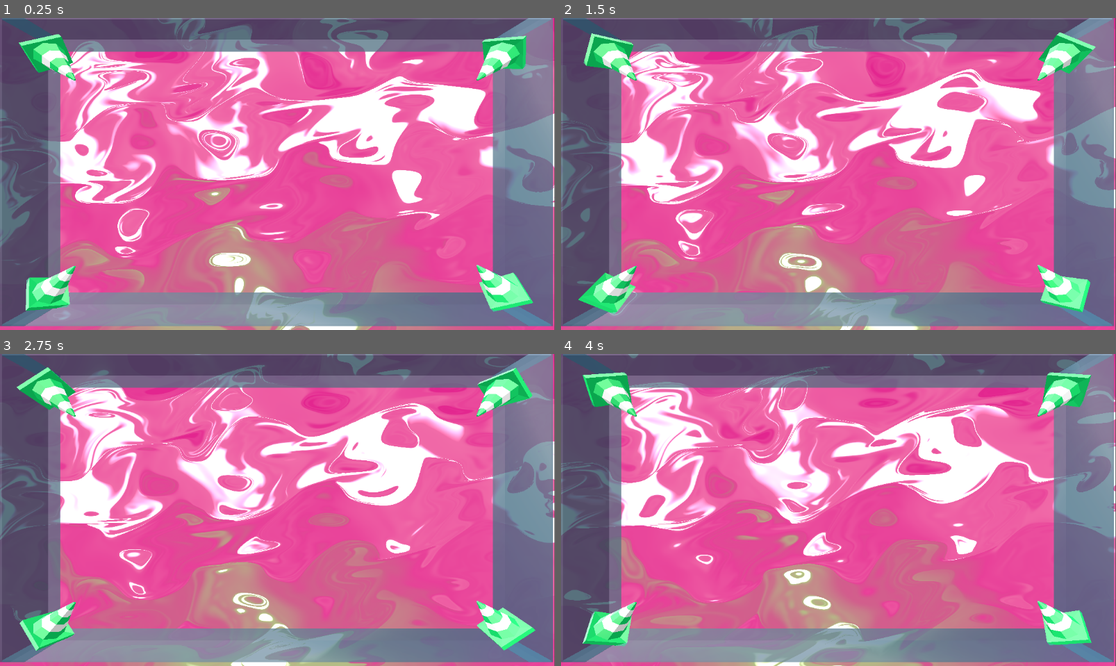
Above: before the commit, frames 1-4 (two rows, left to right).
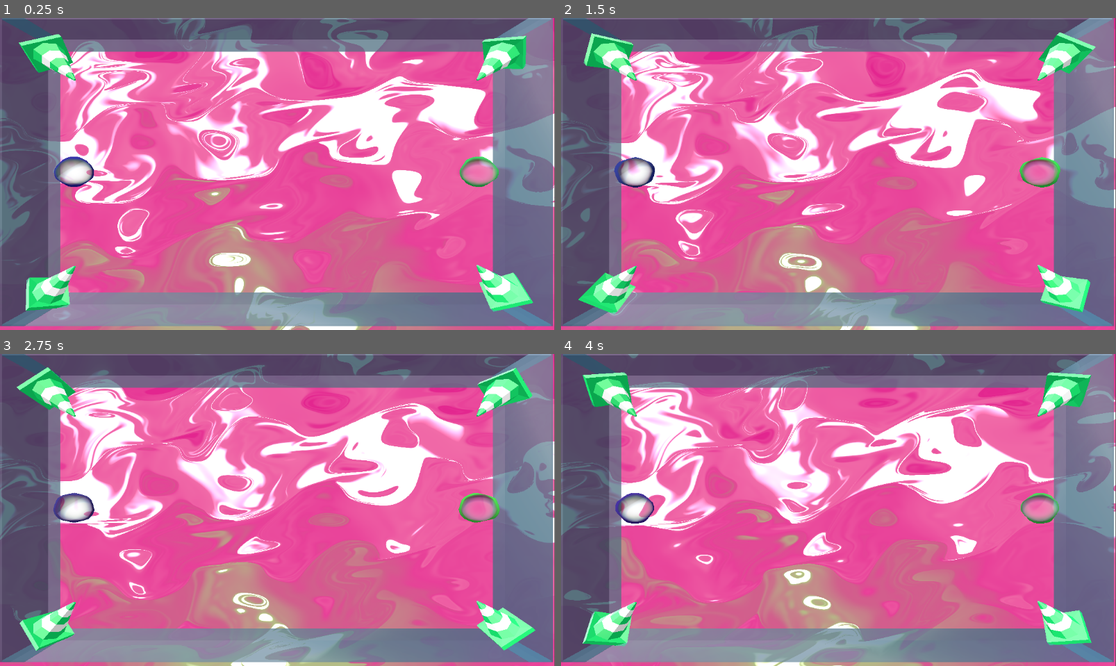
Above: after the commit, the same moments.

Repository: Ultimo-Momento-Responsable/GGJ2025
Game: Godot game, scene res://scenes/viewport.tscn
Same seed, same stepped clock (60 frames per second), same inputs: the game is played once before the commit and once after it.
Inputs:
- Up to frame 1 (0.25 s): no input
- Up to frame 2 (1.5 s): no input
- Up to frame 3 (2.75 s): no input
- Up to frame 4 (4 s): no input

The runs differ from the first frame. In frame 1, 0.9% of the frame differs, in the area x 9-90%, y 44-55%; in frame 2, 1.0%; in frame 3, 0.9%; in frame 4, 0.9%.

Commit message:
fix burbujas

Diff:
--- a/scenes/arena_base.tscn
+++ b/scenes/arena_base.tscn
@@ -49,11 +49,11 @@
 booster = ExtResource("3_t5qi0")
 
 [node name="Player1" parent="WorldEnvironment" instance=ExtResource("2_8abf3")]
-transform = Transform3D(2, 0, 0, 0, 2, 0, 0, 0, 2, -15, -7, 0)
+transform = Transform3D(2, 0, 0, 0, 2, 0, 0, 0, 2, -15, 0, 0)
 collision_mask = 5
 
 [node name="Player2" parent="WorldEnvironment" instance=ExtResource("2_8abf3")]
-transform = Transform3D(2, 0, 0, 0, 2, 0, 0, 0, 2, 15, -7, 0)
+transform = Transform3D(2, 0, 0, 0, 2, 0, 0, 0, 2, 15, 0, 0)
 player = "2"
 
 [node name="Swords" type="Node3D" parent="WorldEnvironment" groups=["hazards"]]
Not shown: 1 places in scenes/arena_base.tscn that only renumber resources
Not shown: 1 places in scenes/game_objects/sword.tscn that only renumber resources
